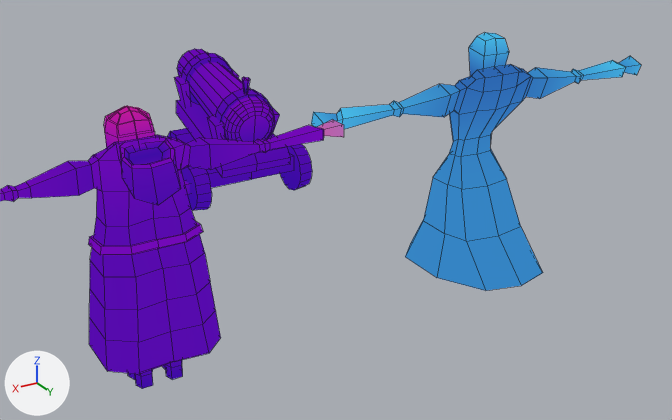
An edit to the Blender file BlackWhite/Assets/Assets/Models/characters.blend, drawn before and after from the same camera.
One viewpoint serves both versions: a camera (50 mm lens) standing at (-1.68, 5.05, 3.21) and looking at (-4.9, -0.3, 0.53). Arrows for +X, +Y and +Z are at lower left; the lights stay in place. Mesh edges are drawn as thin lines.

Names of what the first picture shows: 'Cannon', 'Goon', 'Player'.
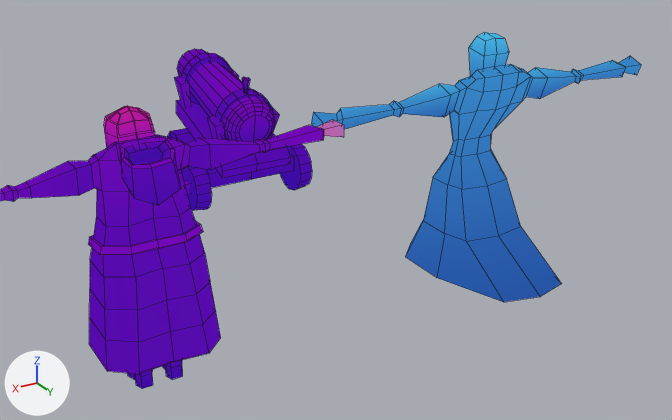
Changed parts and their boxes [x1, y1, x2, y2] in the pictures (672 x 420 px; the box of a moved part takes in the faces that stretch with it):
'Player', reshaped, surface changed
    before: [311, 32, 641, 291]
    after: [311, 32, 641, 302]
part 1 of me_cube_006, moved or reshaped
    before: [437, 226, 543, 291]
    after: [437, 226, 562, 302]
part 2 of me_cube_006, surface changed
    both: [311, 32, 641, 278]

The change in detail:
me_cube_006 is used by ob_player; location (-5.974, 0.0, 0.0).
Before the commit, vertices of me_cube_006: 163 (-0.28, 0.48, 0.01) at pixel (542, 272), 168 (0.28, 0.48, 0.01) at pixel (485, 290), 171 (0.0, 0.55, 0.01) at pixel (521, 285).
me_cube_006 had 173 vertices, 165 faces and spanned x -1.44..1.44, y -0.52..0.55, z 0.01..1.76.
me_cube_006 now has 173 vertices, 165 faces and spans x -1.44..1.44, y -0.52..0.75, z 0.01..1.76.
Part 1, on me_cube_006:
Vertices 163, 168, 171 of me_cube_006 move by (0.0, 0.2, 0.0).
me_cube_006 part 2: texture (UV) coordinates of 165 of 165 faces, centred in x -1.44..1.44, y -0.43..0.37, z 0.15..1.75, changed; they spanned u 0.3..0.44, v 0.17..0.33 and now span u 0.31..0.49, v 0.16..0.33.
